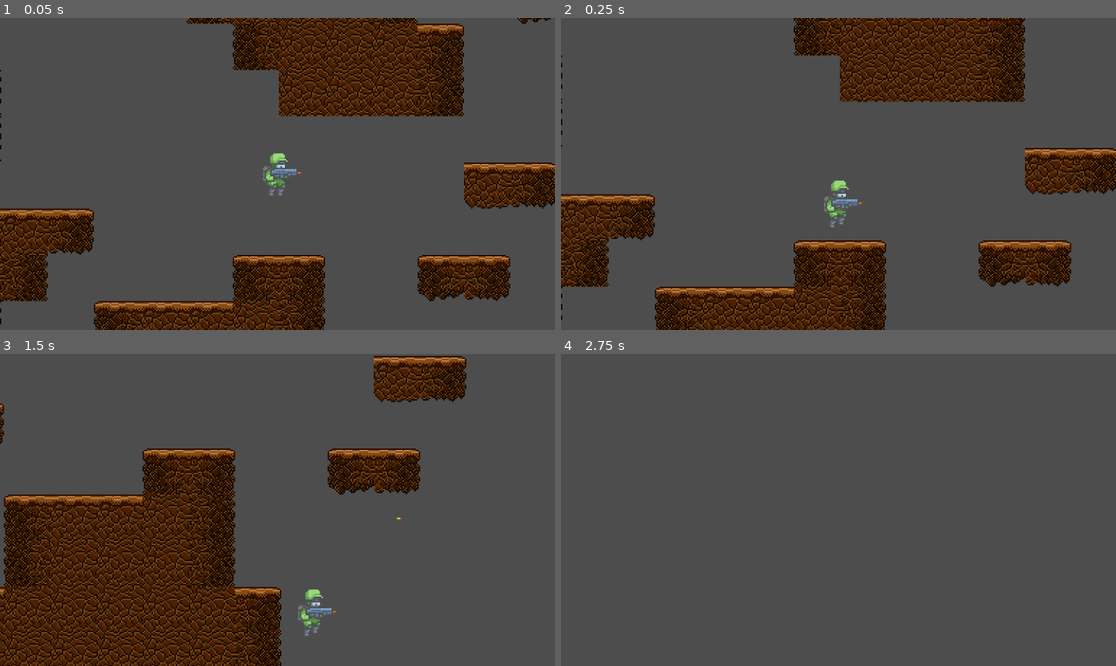
Above: before the commit, frames 1-4 (two rows, left to right).
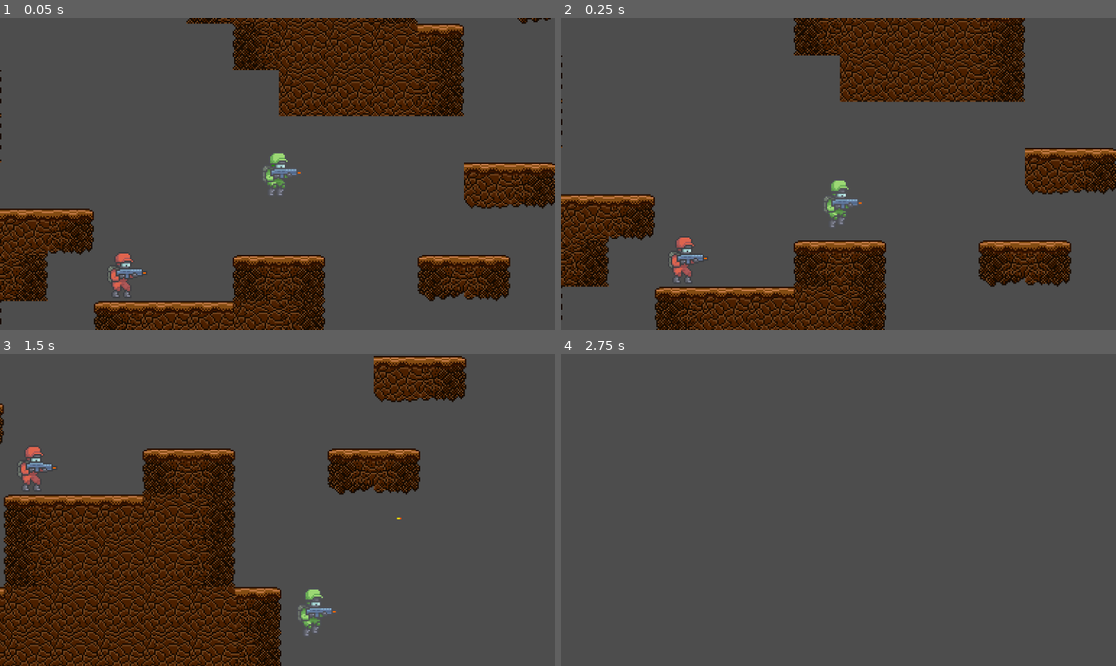
Above: after the commit, the same moments.

Repository: code-rizzard/TeamGunner
Game: Godot game, scene res://main.tscn
Two runs of this game, one before a commit and one after it. Both use one fixed random seed, a clock stepped at 60 frames per second and the inputs below.
Inputs (mouse positions are in pixels of both pictures, inside the frame that each line leads up to):
- Up to frame 1 (0.05 s): no input
- Up to frame 2 (0.25 s): no input
- Up to frame 3 (1.5 s): move the mouse to (399, 494) at 0.52 s; hold S (crouch) 0.53-1.28 s; hold D (move_right) from 0.53 s (still down); tap Space (jump) at 0.77, 1.07 s; click (399, 494) at 0.8 s; move the mouse to (166, 525) at 1.27 s; click (166, 525) at 1.35 s
- Up to frame 4 (2.75 s): tap Space (jump) at 1.52, 1.55, 1.82 s; move the mouse to (894, 441) at 2.02 s; release D (move_right) at 2.03 s; hold A (move_left) from 2.03 s (still down); hold Space (jump) from 2.03 s (still down); tap S (crouch) at 2.3 s

The runs differ from the first frame. In frame 1, 0.3% of the frame differs, in the area x 19-27%, y 75-90%; in frame 2, 0.3%, in the area x 19-27%, y 70-85%; in frame 3, 0.3%; in frame 4, nothing differs.

Commit message:
Started the bare min for red enemy

Diff:
--- a/main.tscn
+++ b/main.tscn
@@ -1,8 +1,9 @@
-[gd_scene load_steps=6 format=3 uid="uid://bf1br1pecnktq"]
+[gd_scene load_steps=7 format=3 uid="uid://bf1br1pecnktq"]
 
 [ext_resource type="Script" path="res://src/camera/camera_follow.gd" id="1_gco5g"]
 [ext_resource type="PackedScene" uid="uid://syrupjhhqtn8" path="res://player.tscn" id="1_shuym"]
 [ext_resource type="Texture2D" uid="uid://cmfv17ot6g68v" path="res://assets/tileset.png" id="3_vacjy"]
+[ext_resource type="PackedScene" uid="uid://41mxgqppdhiw" path="res://src/mobs/enemies/red/red_enemy.tscn" id="4_3r4fx"]
 
 [sub_resource type="TileSetAtlasSource" id="TileSetAtlasSource_urw1v"]
 texture = ExtResource("3_vacjy")
@@ -157,3 +158,6 @@
 
 [node name="Player" parent="." instance=ExtResource("1_shuym")]
 position = Vector2(1215, 296)
+
+[node name="red_enemy" parent="." instance=ExtResource("4_3r4fx")]
+position = Vector2(1109, 367)
--- /dev/null
+++ b/src/mobs/enemies/red/red_enemy.gd
@@ -0,0 +1,35 @@
+extends CharacterBody2D
+
+@export var max_health := 100
+@export var movement_speed = 100.0
+@export var hurtbox : Hurtbox
+@export var anim_player : AnimatedSprite2D
+@export var muzzle : Marker2D
+
+var look_direction :
+	get: return -1 if anim_player.flip_h else 1
+
+const muzzle_positions := {
+	"idle": Vector2(9,-3),
+	"walk": Vector2(9,-3),
+	"jump": Vector2(10,-3),
+	"fall": Vector2(10,-3),
+	"crouch": Vector2(10,1),
+}
+
+@onready var health := max_health
+var gravity: int =  ProjectSettings.get_setting("physics/2d/default_gravity")
+
+
+func _ready():
+	hurtbox.on_hit.connect(on_hurtbox_hit)
+
+
+func shoot():
+	muzzle.shoot(-1 if anim_player.flip_h else 1)
+
+
+func on_hurtbox_hit(damage : int):
+	health -= damage
+	if health <= 0:
+		queue_free()
--- /dev/null
+++ b/src/mobs/enemies/red/red_enemy.tscn
@@ -0,0 +1,206 @@
+[gd_scene load_steps=31 format=3 uid="uid://41mxgqppdhiw"]
+
+[ext_resource type="Script" path="res://src/mobs/enemies/red/red_enemy.gd" id="1_bc41w"]
+[ext_resource type="Texture2D" uid="uid://cj2vn2t65ria4" path="res://assets/CHARACTER_SPRITES/Red/Gunner_Red_Death.png" id="1_cilhe"]
+[ext_resource type="Texture2D" uid="uid://c5u7kerchd3nu" path="res://assets/CHARACTER_SPRITES/Red/Gunner_Red_Jump.png" id="2_3a5hg"]
+[ext_resource type="Texture2D" uid="uid://seh7madiryoi" path="res://assets/CHARACTER_SPRITES/Red/Gunner_Red_Idle.png" id="3_rtr20"]
+[ext_resource type="Texture2D" uid="uid://lbvrjlogs468" path="res://assets/CHARACTER_SPRITES/Red/Gunner_Red_Run.png" id="4_nfald"]
+[ext_resource type="Script" path="res://src/lib/hurtbox.gd" id="6_d3pqj"]
+
+[sub_resource type="RectangleShape2D" id="RectangleShape2D_tadrg"]
+
+[sub_resource type="AtlasTexture" id="AtlasTexture_yvcjo"]
+atlas = ExtResource("1_cilhe")
+region = Rect2(0, 0, 48, 48)
+
+[sub_resource type="AtlasTexture" id="AtlasTexture_gt8qn"]
+atlas = ExtResource("1_cilhe")
+region = Rect2(48, 0, 48, 48)
+
+[sub_resource type="AtlasTexture" id="AtlasTexture_rqcfy"]
+atlas = ExtResource("1_cilhe")
+region = Rect2(96, 0, 48, 48)
+
+[sub_resource type="AtlasTexture" id="AtlasTexture_b1odu"]
+atlas = ExtResource("1_cilhe")
+region = Rect2(144, 0, 48, 48)
+
+[sub_resource type="AtlasTexture" id="AtlasTexture_sf5ts"]
+atlas = ExtResource("1_cilhe")
+region = Rect2(192, 0, 48, 48)
+
+[sub_resource type="AtlasTexture" id="AtlasTexture_ubjsq"]
+atlas = ExtResource("1_cilhe")
+region = Rect2(240, 0, 48, 48)
+
+[sub_resource type="AtlasTexture" id="AtlasTexture_631fa"]
+atlas = ExtResource("1_cilhe")
+region = Rect2(288, 0, 48, 48)
+
+[sub_resource type="AtlasTexture" id="AtlasTexture_enemm"]
+atlas = ExtResource("1_cilhe")
+region = Rect2(336, 0, 48, 48)
+
+[sub_resource type="AtlasTexture" id="AtlasTexture_npym8"]
+atlas = ExtResource("2_3a5hg")
+region = Rect2(0, 0, 48, 48)
+
+[sub_resource type="AtlasTexture" id="AtlasTexture_npwaq"]
+atlas = ExtResource("2_3a5hg")
+region = Rect2(48, 0, 48, 48)
+
+[sub_resource type="AtlasTexture" id="AtlasTexture_c2557"]
+atlas = ExtResource("3_rtr20")
+region = Rect2(0, 0, 48, 48)
+
+[sub_resource type="AtlasTexture" id="AtlasTexture_yf7no"]
+atlas = ExtResource("3_rtr20")
+region = Rect2(48, 0, 48, 48)
+
+[sub_resource type="AtlasTexture" id="AtlasTexture_6hi4k"]
+atlas = ExtResource("3_rtr20")
+region = Rect2(96, 0, 48, 48)
+
+[sub_resource type="AtlasTexture" id="AtlasTexture_3qk4a"]
+atlas = ExtResource("3_rtr20")
+region = Rect2(144, 0, 48, 48)
+
+[sub_resource type="AtlasTexture" id="AtlasTexture_5bh1u"]
+atlas = ExtResource("3_rtr20")
+region = Rect2(192, 0, 48, 48)
+
+[sub_resource type="AtlasTexture" id="AtlasTexture_gn3pw"]
+atlas = ExtResource("4_nfald")
+region = Rect2(0, 0, 48, 48)
+
+[sub_resource type="AtlasTexture" id="AtlasTexture_8223v"]
+atlas = ExtResource("4_nfald")
+region = Rect2(48, 0, 48, 48)
+
+[sub_resource type="AtlasTexture" id="AtlasTexture_8wlug"]
+atlas = ExtResource("4_nfald")
+region = Rect2(96, 0, 48, 48)
+
+[sub_resource type="AtlasTexture" id="AtlasTexture_mnv6b"]
+atlas = ExtResource("4_nfald")
+region = Rect2(144, 0, 48, 48)
+
+[sub_resource type="AtlasTexture" id="AtlasTexture_g6gwp"]
+atlas = ExtResource("4_nfald")
+region = Rect2(192, 0, 48, 48)
+
+[sub_resource type="AtlasTexture" id="AtlasTexture_qxruu"]
+atlas = ExtResource("4_nfald")
+region = Rect2(240, 0, 48, 48)
+
+[sub_resource type="SpriteFrames" id="SpriteFrames_e4gxe"]
+animations = [{
+"frames": [{
+"duration": 1.0,
+"texture": SubResource("AtlasTexture_yvcjo")
+}, {
+"duration": 1.0,
+"texture": SubResource("AtlasTexture_gt8qn")
+}, {
+"duration": 1.0,
+"texture": SubResource("AtlasTexture_rqcfy")
+}, {
+"duration": 1.0,
+"texture": SubResource("AtlasTexture_b1odu")
+}, {
+"duration": 1.0,
+"texture": SubResource("AtlasTexture_sf5ts")
+}, {
+"duration": 1.0,
+"texture": SubResource("AtlasTexture_ubjsq")
+}, {
+"duration": 1.0,
+"texture": SubResource("AtlasTexture_631fa")
+}, {
+"duration": 1.0,
+"texture": SubResource("AtlasTexture_enemm")
+}],
+"loop": false,
+"name": &"death",
+"speed": 8.0
+}, {
+"frames": [{
+"duration": 1.0,
+"texture": SubResource("AtlasTexture_npym8")
+}, {
+"duration": 1.0,
+"texture": SubResource("AtlasTexture_npwaq")
+}],
+"loop": false,
+"name": &"fall",
+"speed": 2.0
+}, {
+"frames": [{
+"duration": 1.0,
+"texture": SubResource("AtlasTexture_c2557")
+}, {
+"duration": 1.0,
+"texture": SubResource("AtlasTexture_yf7no")
+}, {
+"duration": 1.0,
+"texture": SubResource("AtlasTexture_6hi4k")
+}, {
+"duration": 1.0,
+"texture": SubResource("AtlasTexture_3qk4a")
+}, {
+"duration": 1.0,
+"texture": SubResource("AtlasTexture_5bh1u")
+}],
+"loop": true,
+"name": &"idle",
+"speed": 6.0
+}, {
+"frames": [{
+"duration": 1.0,
+"texture": SubResource("AtlasTexture_gn3pw")
+}, {
+"duration": 1.0,
+"texture": SubResource("AtlasTexture_8223v")
+}, {
+"duration": 1.0,
+"texture": SubResource("AtlasTexture_8wlug")
+}, {
+"duration": 1.0,
+"texture": SubResource("AtlasTexture_mnv6b")
+}, {
+"duration": 1.0,
+"texture": SubResource("AtlasTexture_g6gwp")
+}, {
+"duration": 1.0,
+"texture": SubResource("AtlasTexture_qxruu")
+}],
+"loop": true,
+"name": &"walk",
+"speed": 6.0
+}]
+
+[sub_resource type="RectangleShape2D" id="RectangleShape2D_3v5r8"]
+size = Vector2(17, 35)
+
+[node name="red_enemy" type="CharacterBody2D" node_paths=PackedStringArray("hurtbox", "anim_player", "muzzle")]
+script = ExtResource("1_bc41w")
+hurtbox = NodePath("Hurtbox")
+anim_player = NodePath("AnimatedSprite2D")
+muzzle = NodePath("Muzzle")
+
+[node name="CollisionShape2D" type="CollisionShape2D" parent="."]
+shape = SubResource("RectangleShape2D_tadrg")
+
+[node name="AnimatedSprite2D" type="AnimatedSprite2D" parent="."]
+sprite_frames = SubResource("SpriteFrames_e4gxe")
+animation = &"walk"
+autoplay = "idle"
+
+[node name="Hurtbox" type="Area2D" parent="."]
+script = ExtResource("6_d3pqj")
+
+[node name="CollisionShape2D" type="CollisionShape2D" parent="Hurtbox"]
+position = Vector2(-1.5, -2.5)
+shape = SubResource("RectangleShape2D_3v5r8")
+
+[node name="Muzzle" type="Marker2D" parent="."]
